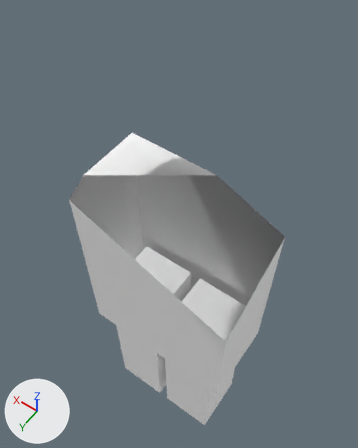
An edit to the glTF model assets/bevy_preview/characters/humanoid_mannequin.gltf, drawn before and after from the same camera.
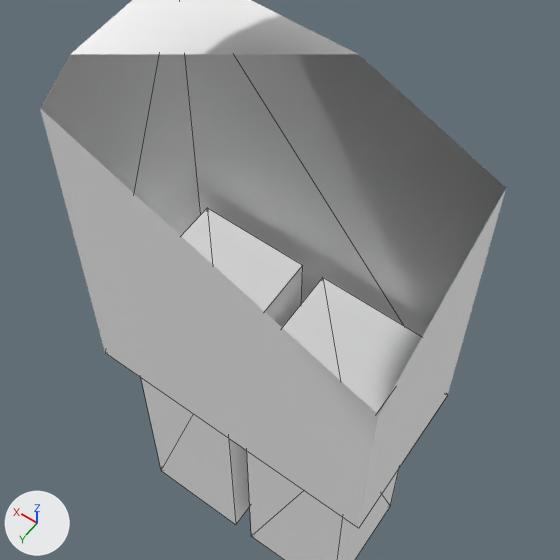
There are two pictures of each version: one whole from a camera (50 mm lens) standing at (-0.501, 0.693, 2.366) and looking at (0.073, -0.11, 1.103), one close up on the part from 14% to 87% of the width and 33% to 91% of the height. The axes (+X, +Y, +Z) are drawn at lower left. The lights are the same throughout. The last two pictures show the newer version. The close-ups show mesh edges as thin lines. Everything nearer to the camera than a plane just in front of the edit is cut away. Where no turn or scale is listed for an object, it has been applied to the vertices. Vertices at exactly the same position are counted once.

The older version as bpy lines, for what is in view:
```python
me_mesh_1 = bpy.data.meshes.new('Mesh_1')
me_mesh_1.from_pydata(...)  # a box spanning x -0.265..0.265, y -0.14..0.14, z 0.67..1.37
me_mesh_1.materials.append(mat_material_0)  # white #ffffff
me_mesh_2 = bpy.data.meshes.new('Mesh_2')
me_mesh_2.from_pydata(...)  # a box spanning x -0.22..-0.02, y -0.11..0.11, z 0.14..0.86
me_mesh_2.materials.append(mat_material_0)  # white #ffffff
# before: 1 (-0.02, -0.11, 0.86) at pixel (322, 277), 3 (-0.02, 0.11, 0.86), 5 (-0.22, 0.11, 0.86), 7 (-0.22, -0.11, 0.86)
me_mesh_3 = bpy.data.meshes.new('Mesh_3')
me_mesh_3.from_pydata(...)  # a box spanning x 0.02..0.22, y -0.11..0.11, z 0.14..0.86
me_mesh_3.materials.append(mat_material_0)  # white #ffffff
# before: 1 (0.22, -0.11, 0.86) at pixel (207, 207), 3 (0.22, 0.11, 0.86), 5 (0.02, 0.11, 0.86), 7 (0.02, -0.11, 0.86) at pixel (302, 265)
ob_body_mesh = bpy.data.objects.new('body_mesh', me_mesh_1)
ob_body_mesh.location = (0.0, 0.0, 0.0)
ob_upper_leg_l_mesh = bpy.data.objects.new('upper_leg_l_mesh', me_mesh_2)
ob_upper_leg_l_mesh.location = (0.0, 0.0, 0.0)
ob_upper_leg_r_mesh = bpy.data.objects.new('upper_leg_r_mesh', me_mesh_3)
ob_upper_leg_r_mesh.location = (0.0, 0.0, 0.0)
```
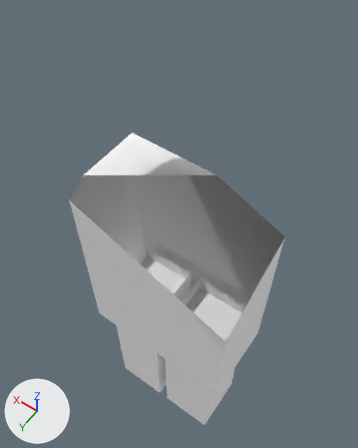
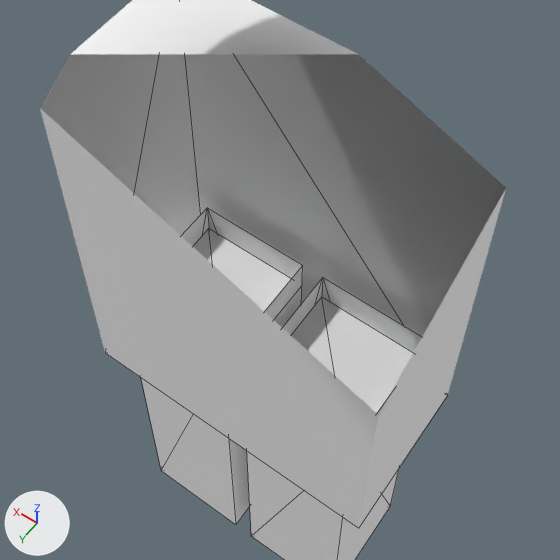
The newer file is also turned or shifted as a whole; pictures and numbers use the older file's frame.

Pixel boxes [x1, y1, x2, y2] of what changed, in the close-ups (560 x 560 px; the box of a moved part takes in the faces that stretch with it):
part 1 of me_mesh_2, moved or reshaped: before [282, 278, 422, 413]; after [291, 297, 413, 413]
part 2 of me_mesh_3, moved or reshaped: before [182, 208, 303, 312]; after [193, 229, 291, 312]

The edits, one by one:
me_mesh_2 is used by ob_upper_leg_l_mesh; location (0.0, 0.0, 0.0).
Verts and faces of me_mesh_2; kept vertices keep their numbers, new ones are numbered from 8.
me_mesh_2 had 8 vertices, 12 faces and spanned x -0.22..-0.02, y -0.11..0.11, z 0.14..0.86.
me_mesh_2 now has 12 vertices, 12 faces and spans x -0.22..-0.02, y -0.11..0.11, z 0.14..0.86.
Part 1, on me_mesh_2:
Faces deleted: (1, 3, 5), (1, 5, 7).
New vertex 8 is at (-0.22, 0.11, 0.798).
New vertex 9 is at (-0.02, -0.11, 0.798), pixel (321, 296).
New vertex 10 is at (-0.02, 0.11, 0.798).
New vertex 11 is at (-0.22, -0.11, 0.798).
New faces: (8, 9, 10), (8, 11, 9).
me_mesh_3 is used by ob_upper_leg_r_mesh; location (0.0, 0.0, 0.0).
Verts and faces of me_mesh_3; kept vertices keep their numbers, new ones are numbered from 8.
me_mesh_3 had 8 vertices, 12 faces and spanned x 0.02..0.22, y -0.11..0.11, z 0.14..0.86.
me_mesh_3 now has 12 vertices, 12 faces and spans x 0.02..0.22, y -0.11..0.11, z 0.14..0.86.
Part 2, on me_mesh_3:
Faces deleted: (1, 3, 5), (1, 5, 7).
New vertex 8 is at (0.02, 0.11, 0.798).
New vertex 9 is at (0.22, -0.11, 0.798), pixel (208, 228).
New vertex 10 is at (0.22, 0.11, 0.798).
New vertex 11 is at (0.02, -0.11, 0.798), pixel (302, 285).
New faces: (8, 9, 10), (8, 11, 9).
